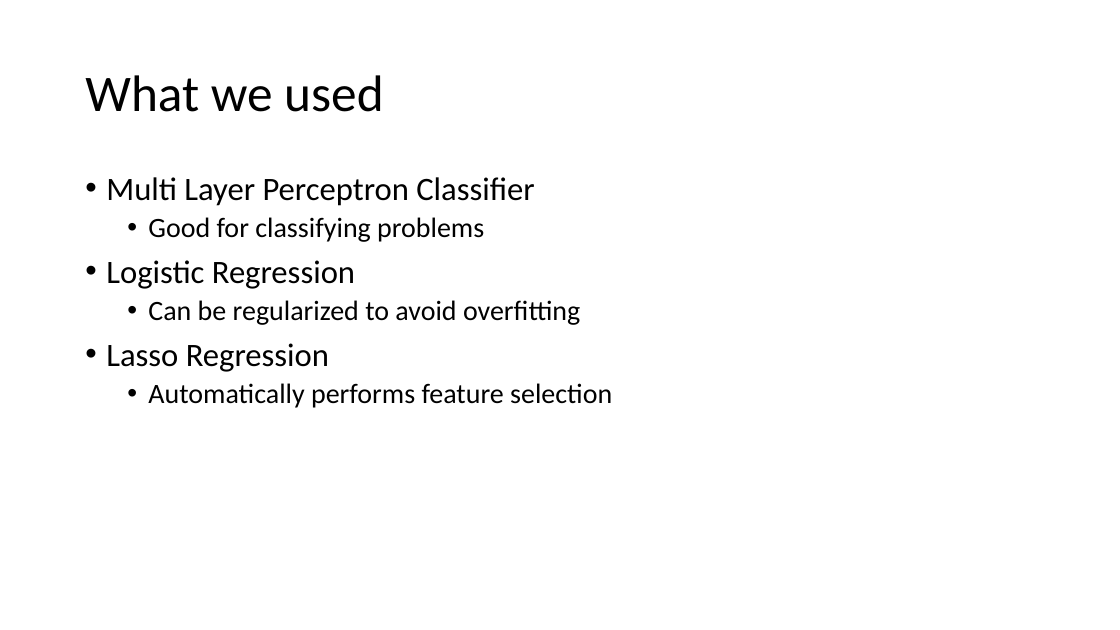
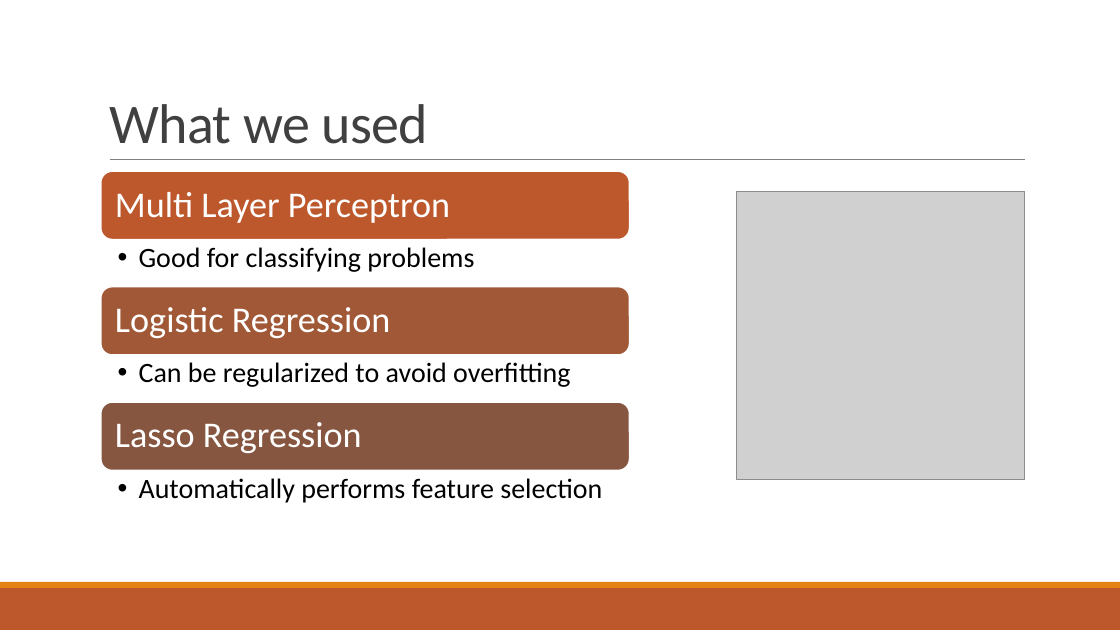
Before and after one commit to suong4554/Machine-Learning-Poly-U, a slide deck: slide 7 of Presentation.pptx. Drawn at 1120x630 pixels with LibreOffice and Linux fonts; fonts in the diff are those of the drawing; grey boxes stand for pictures. Boxes give left, top, right and bottom in pixels: in the first picture for what was removed or moved away, otherwise in the second. Text is boxed around its words. In the diff, an @@ line names an element or a change of style, - is before the commit and + after.

```diff
--- a/Presentation.pptx
+++ b/Presentation.pptx
@@ title "What we used": place and size @@
-title "What we used" at [85, 75, 384, 112]
+title "What we used" at [109, 104, 429, 144]
@@ title "What we used" at [109, 104, 429, 144]: size 44 to 48 pt, text colour #000000 to #404040, letter spacing 0 to -0.5 pt; line spacing 0.9 to 0.85; vertical alignment middle to bottom @@
@@ text removed at [106, 177, 612, 408] @@
-• Multi Layer Perceptron Classifier
-  • Good for classifying problems
-• Logistic Regression
-  • Can be regularized to avoid overfitting
-• Lasso Regression
-  • Automatically performs feature selection
@@ line added from (110, 160) to (1026, 160), #808080 0.5 pt @@
@@ picture added at [737, 192, 1025, 480] @@
@@ group added at [101, 171, 629, 503]: 6 texts, 3 rounded rectangles @@
+Multi Layer Perceptron
+  • Good for classifying problems
+Logistic Regression
+  • Can be regularized to avoid overfitting
+Lasso Regression
+  • Automatically performs feature selection
@@ rectangle added at [0, 588, 1120, 630], fill #BD582C @@
@@ rectangle added at [0, 582, 1120, 588], fill #E48312 @@
```
Also in this commit, not shown: 12 other slides changed.
